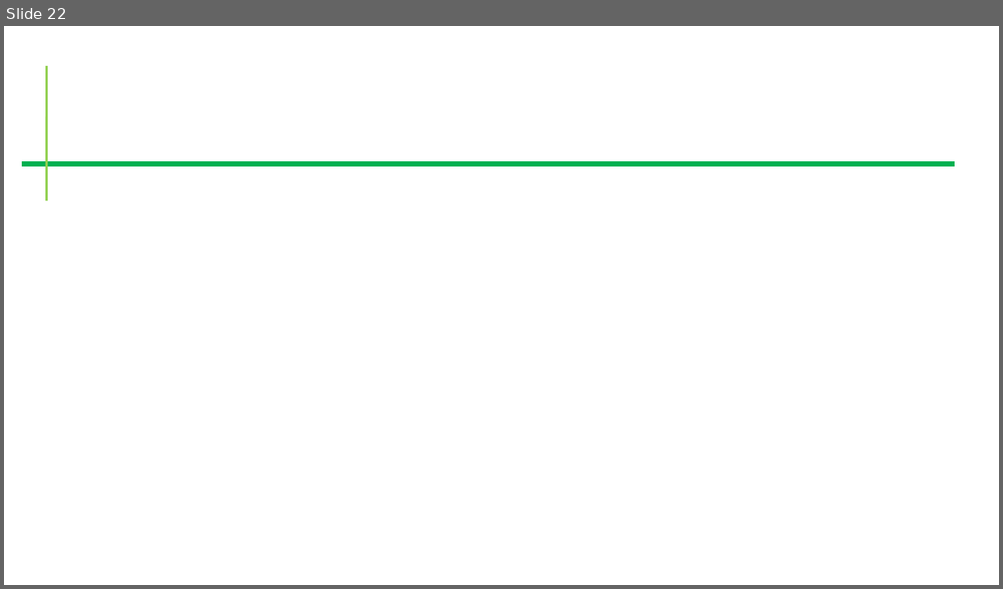
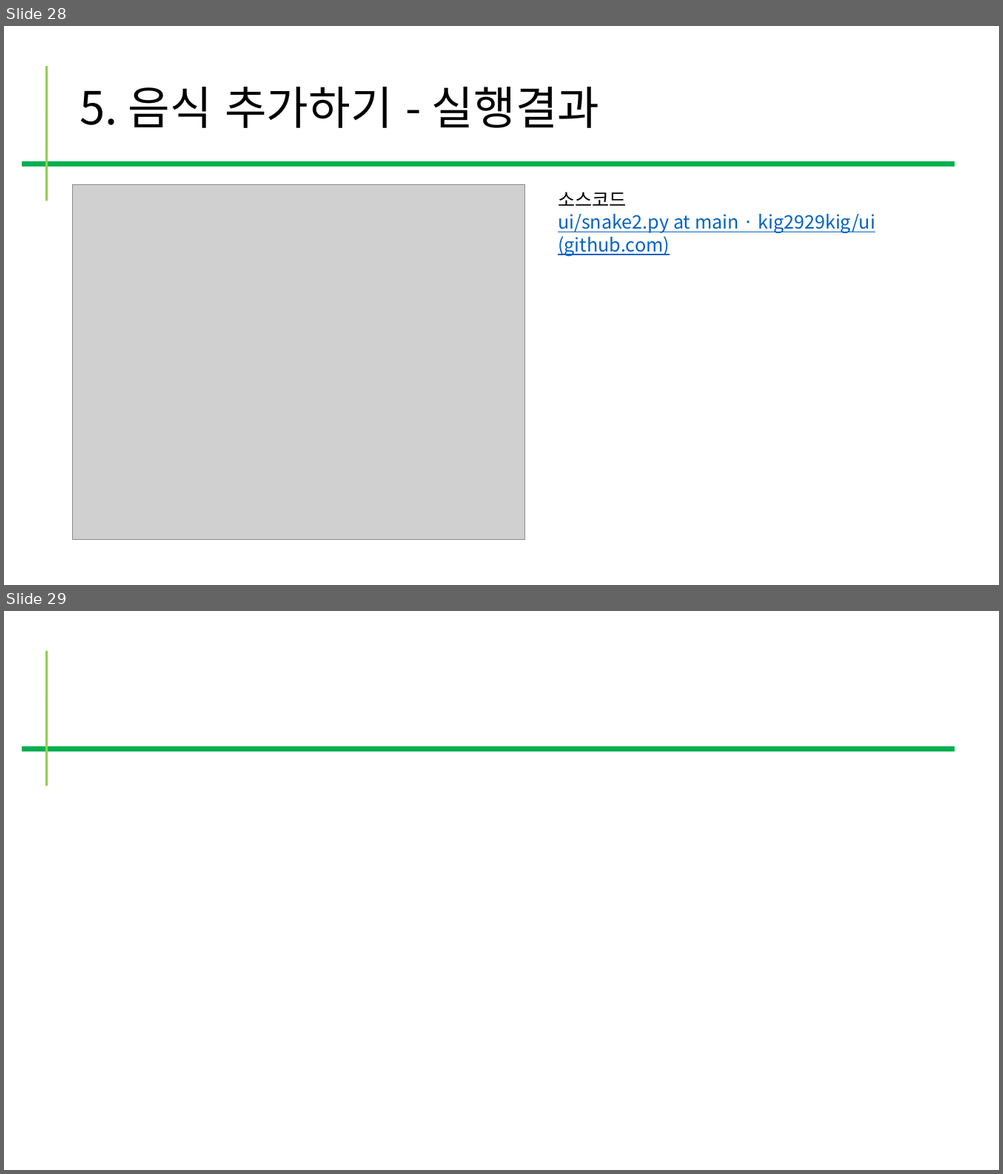
Before and after one commit to kig2929kig/ui, a slide deck: snake.pptx. Shown one above the other, each under a label of ours: slide 22 before the commit, slides 28 and 29 after it. The pictures are 1003x589 and 1003x1174 pixels, drawn with LibreOffice and Linux fonts; fonts in the diff are those of the drawing; grey boxes stand for pictures. Boxes give left, top, right and bottom in pixels: in the first picture for what was removed or moved away, otherwise in the second. Text is boxed around its words. In the diff, an @@ line names an element or a change of style, - is before the commit and + after.

```diff
--- a/snake.pptx
+++ b/snake.pptx
@@ slide 28 added at (4, 26, 999, 585), background #FFFFFF @@
@@ line added from (46, 65) to (46, 201), #92D050 2.25 pt @@
@@ title added at (79, 87, 600, 128), 44 pt, text #000000 @@
+5. 음식 추가하기 - 실행결과
@@ line added from (22, 164) to (955, 164), #00B050 4.5 pt @@
@@ picture added at (73, 185, 525, 540) @@
@@ text added at (558, 192, 875, 256), 18 pt, text #0563C1, underline @@
+소스코드
+ui/snake2.py at main · kig2929kig/ui (github.com)
@@ what was slide 22 is now slide 29 @@
```
Also in this commit, not shown: 7 slides changed, 7 other slides added.
